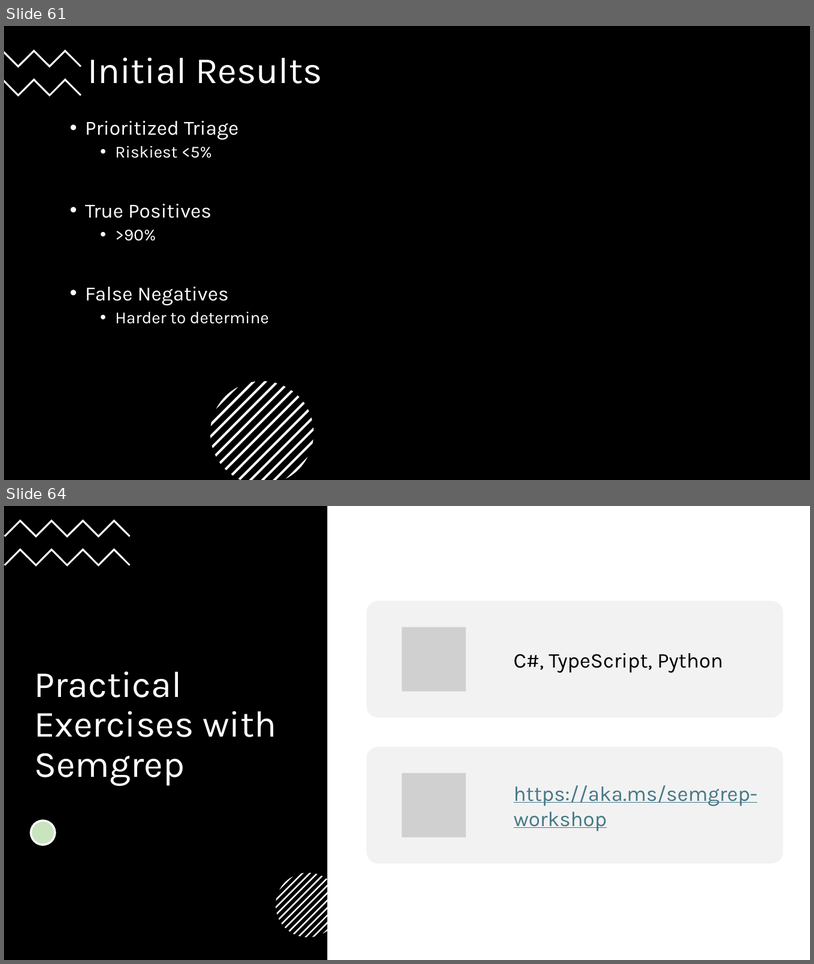
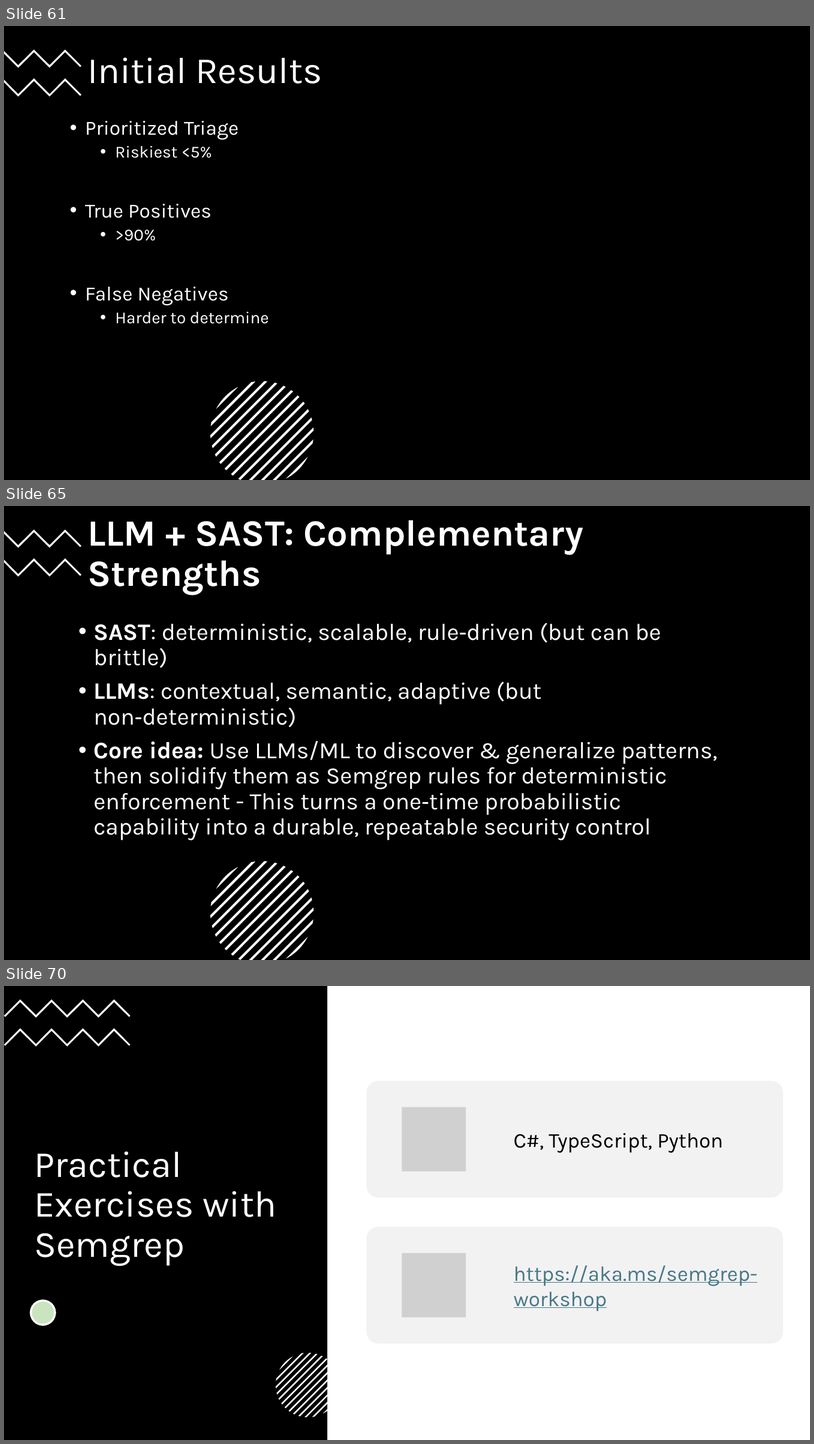
Before and after one commit to 247arjun/dc32-sast-workshop, a slide deck: BSides-Seattle-2026-Workshop.pptx. Shown one above the other, each under a label of ours: slides 61 and 64 before the commit, slides 61, 65 and 70 after it; the slides between them are not shown. The pictures are 814x964 and 814x1444 pixels, drawn with LibreOffice and Linux fonts; fonts in the diff are those of the drawing; grey boxes stand for pictures. Boxes give left, top, right and bottom in pixels: in the first picture for what was removed or moved away, otherwise in the second. Text is boxed around its words. In the diff, an @@ line names an element or a change of style, - is before the commit and + after.

Commit message:
Add 7 slides for the idea of Converting LLM Findings into Deterministic, Scalable Security Signals

```diff
--- a/BSides-Seattle-2026-Workshop.pptx
+++ b/BSides-Seattle-2026-Workshop.pptx
@@ slide 65 added at [4, 506, 810, 960], background #FFFFFF @@
@@ rectangle added at [4, 506, 810, 960], fill #000000 @@
@@ title added at [87, 520, 584, 595], 44 pt, text #FFFFFF, bold @@
+LLM + SAST: Complementary Strengths
@@ freeform shape added at [4, 529, 81, 548], fill #FFFFFF @@
@@ freeform shape added at [4, 558, 81, 576], fill #FFFFFF @@
@@ text added at [93, 622, 718, 840], 28 pt, text #FFFFFF @@
+• SAST: deterministic, scalable, rule‑driven (but can be brittle)
+• LLMs: contextual, semantic, adaptive (but non‑deterministic)
+• Core idea: Use LLMs/ML to discover & generalize patterns, then solidify them as Semgrep rules for deterministic enforcement - This turns a one‑time probabilistic capability into a durable, repeatable security control
@@ group added at [210, 861, 314, 960]: 13 freeform shapes @@
@@ what was slide 64 is now slide 70 @@
```
Also in this commit, not shown: 2 slides changed, 5 other slides added, 4 other files.
